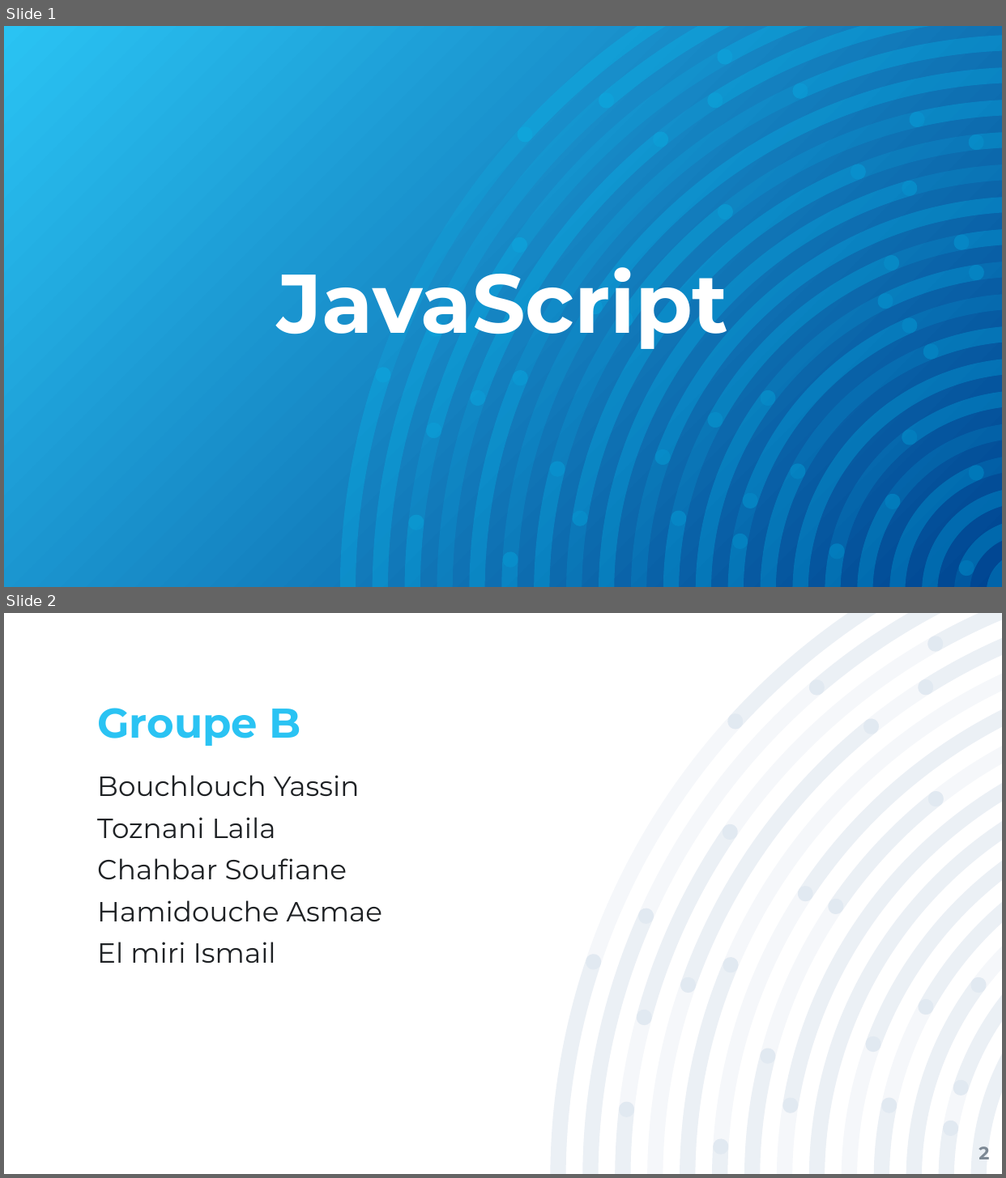
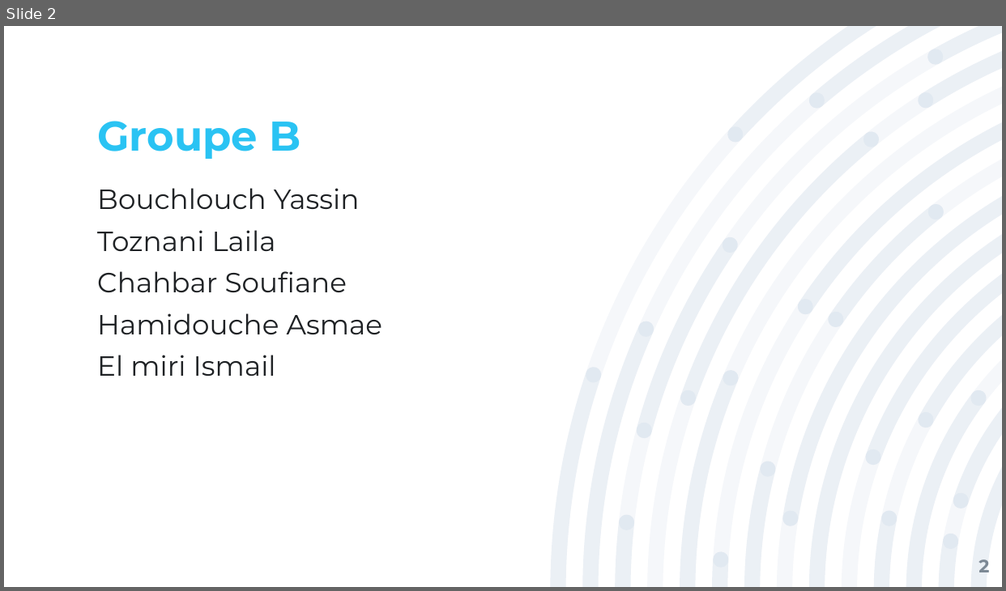
Before and after one commit to CHAHBAR-SOUFIANE/4-Javascript, a slide deck: Présentation/JavaScript Groupe B.pptx. Shown one above the other, each under a label of ours: slides 1 and 2 before the commit, slide 2 after it. The pictures are 1006x1178 and 1006x591 pixels, drawn with LibreOffice and Linux fonts; fonts in the diff are those of the drawing. Boxes give left, top, right and bottom in pixels: in the first picture for what was removed or moved away, otherwise in the second. Text is boxed around its words. In the diff, an @@ line names an element or a change of style, - is before the commit and + after.

```diff
--- a/Présentation/JavaScript Groupe B.pptx
+++ b/Présentation/JavaScript Groupe B.pptx
@@ slide 1 removed at (4,26,1002,587), background gradient #004591 to #2AC3F3 @@
@@ freeform shape removed at (340,26,1002,587) @@
@@ freeform shape removed at (340,26,1002,587) @@
@@ freeform shape removed at (375,49,984,576) @@
@@ title removed at (277,267,728,349) @@
-JavaScript
```
Also in this commit, not shown: 1 slide added, 28 other files.
